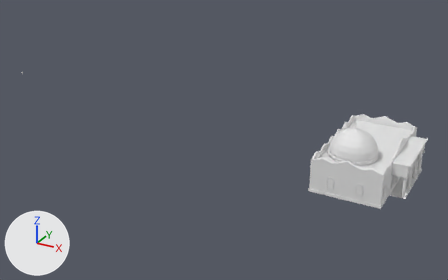
What one commit did to the FBX model models/AR_FataMorgana/exports/AR_FataMorgana_ingang.fbx.
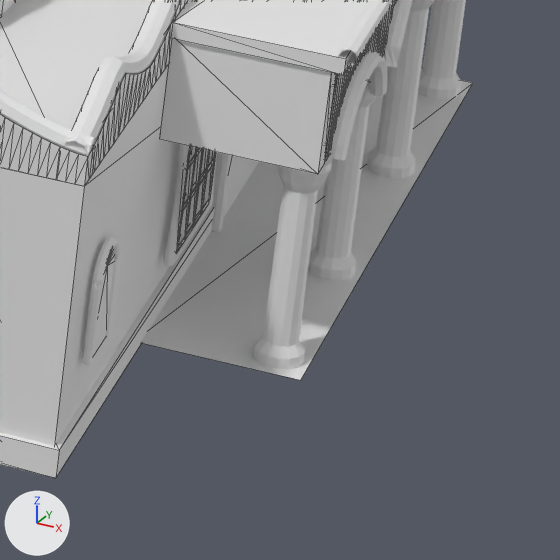
Each version is shown whole from a camera (50 mm lens) standing at (76.0, -69.7, 28.8) and looking at (41.6, -7.2, -2.5), then close up on the part from 84% to 96% of the width and 57% to 78% of the height. Arrows for +X, +Y and +Z are at lower left; the lights stay in place. The first two pictures are the older version. The close-ups show mesh edges as thin lines. Vertices at exactly the same position are counted once.

In view in the first close-up: 'FM_dak_0_ingang', 'FM_lijst_0_ingang', 'FM_raam_0_ingang', 'FM_rood_0_ingang', 'FM_tegel_0_ingang', 'FM_wit_0_ingang', 'FM_witvlak_0_ingang'.
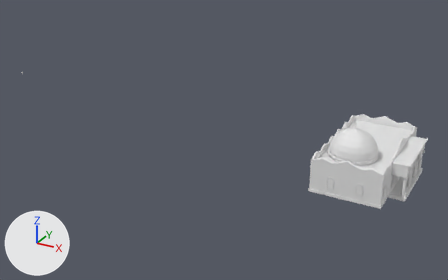
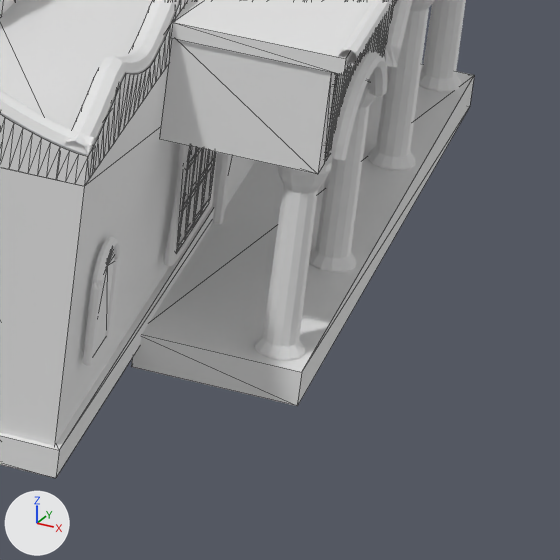
The edits, one by one:
me_fm_ingang_tegel_002 is used by ob_fm_tegel_0_ingang; location (0.0, 0.0, 0.0).
me_fm_ingang_tegel_002 had 4 vertices, 2 faces and spanned x 64.5..66.1, y -16.15..-8.85, z 0.03.
me_fm_ingang_tegel_002 now has 8 vertices, 12 faces and spans x 64.5..66.1, y -16.15..-8.85, z -0.25..0.12.
me_fm_ingang_tegel_002 part 1: the whole mesh is rebuilt.

Where the change shows, as pixel boxes (x1, y1, x2, y2) in the close-ups (560 x 560 px):
'FM_tegel_0_ingang', reshaped (9% taller)
    before: (141, 66, 473, 380)
    after: (131, 64, 474, 406)
